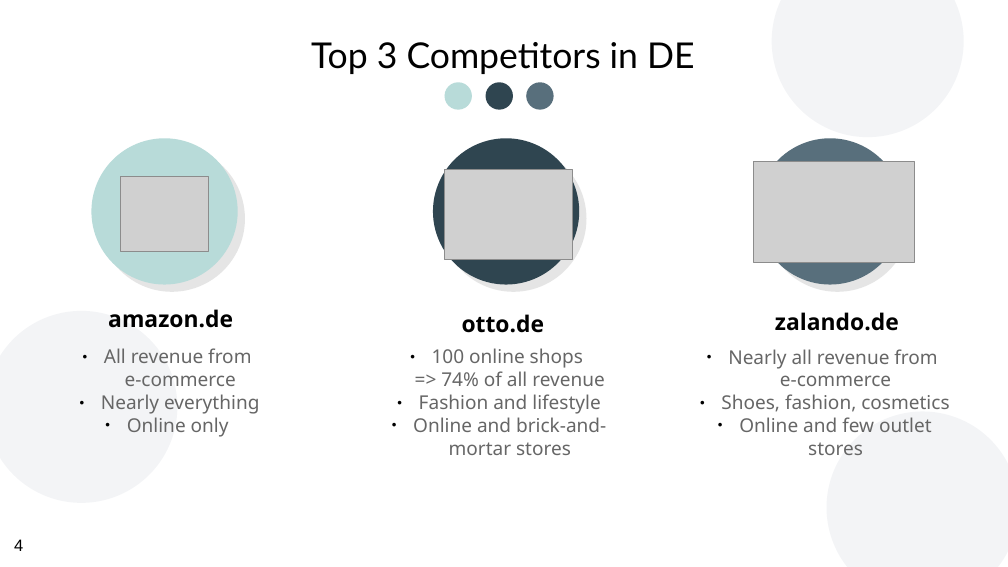
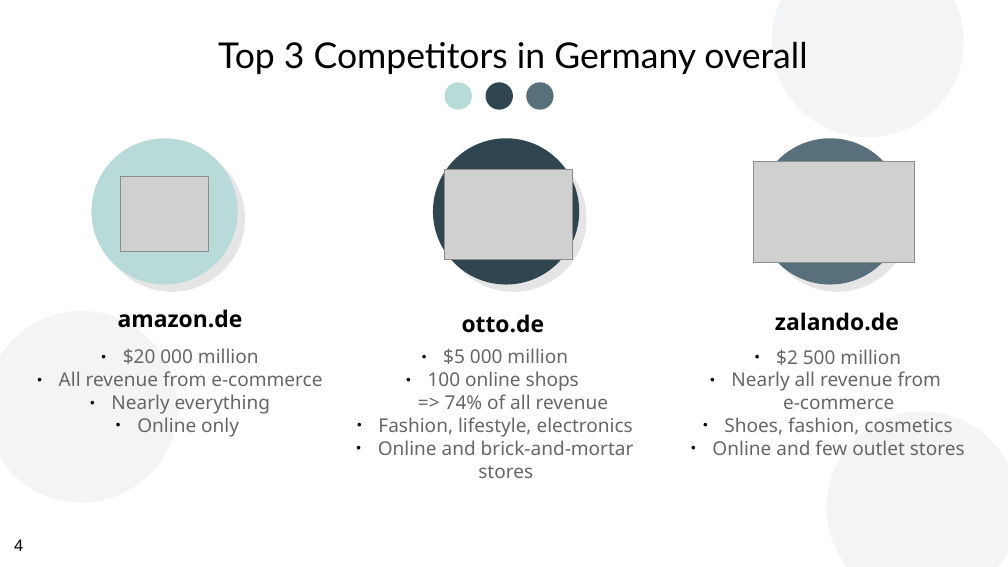
Before and after one commit to jmb-oddbook/ecom_project, a slide deck: slide 4 of presentation/vs_electronics.odp. Drawn at 1008x567 pixels with LibreOffice and Linux fonts; fonts in the diff are those of the drawing; grey boxes stand for pictures; background and template pictures are left out. Boxes give left, top, right and bottom in pixels: in the first picture for what was removed or moved away, otherwise in the second. Text is boxed around its words. In the diff, an @@ line names an element or a change of style, - is before the commit and + after.

Commit message:
Updates
to viz file and presentation files

```diff
--- a/presentation/vs_electronics.odp
+++ b/presentation/vs_electronics.odp
@@ text at bbox=[218, 41, 807, 74]: text changed @@
-Top 3 Competitors in DE
+Top 3 Competitors in Germany overall
@@ text "amazon.de": place and size @@
-text "amazon.de" at bbox=[108, 309, 233, 328]
+text "amazon.de" at bbox=[118, 309, 243, 328]
@@ text "$20 000 million": place and size @@
-text "$20 000 million" at bbox=[101, 348, 259, 437]
+text "$20 000 million" at bbox=[59, 348, 322, 437]
@@ text at bbox=[123, 348, 259, 364]: paragraph added @@
+● $20 000 million
@@ text "$5 000 million": place and size @@
-text "$5 000 million" at bbox=[413, 348, 606, 455]
+text "$5 000 million" at bbox=[378, 348, 634, 478]
@@ text at bbox=[443, 348, 568, 364]: paragraph added @@
+● $5 000 million
@@ text "$2 500 million": place and size @@
-text "$2 500 million" at bbox=[721, 349, 949, 455]
+text "$2 500 million" at bbox=[712, 349, 965, 455]
@@ text at bbox=[776, 349, 901, 365]: paragraph added @@
+● $2 500 million
@@ text at bbox=[378, 417, 633, 437]: text changed @@
-● Fashion and lifestyle
+● Fashion, lifestyle, electronics
```
Also in this commit, not shown: 5 other slides changed, 4 slides added, 3 slides removed, 5 other files.
